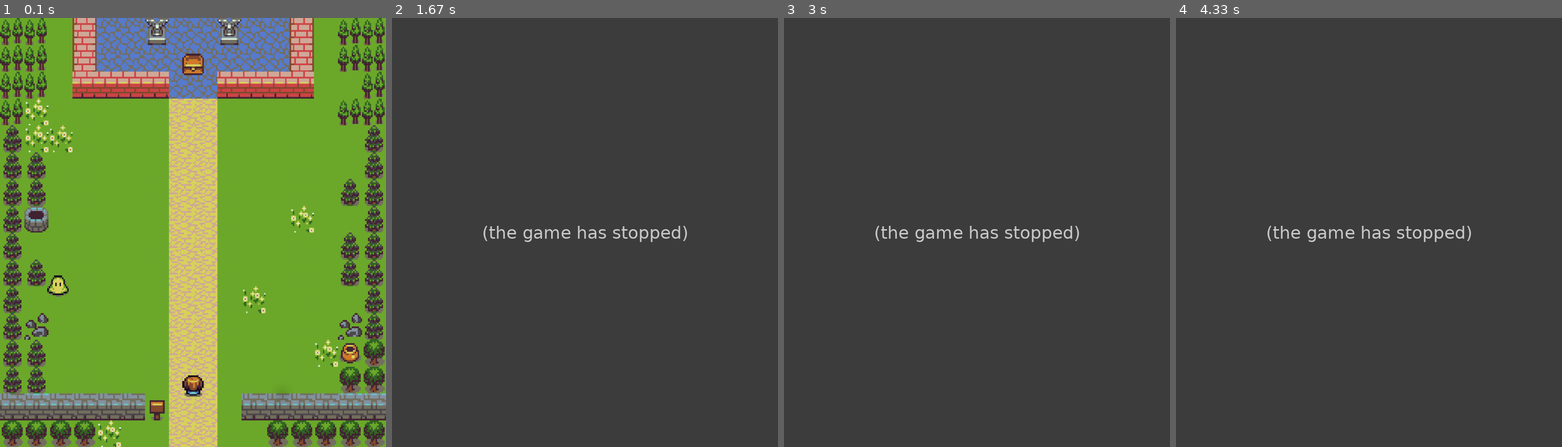
Above: before the commit, frames 1-4 (left to right).
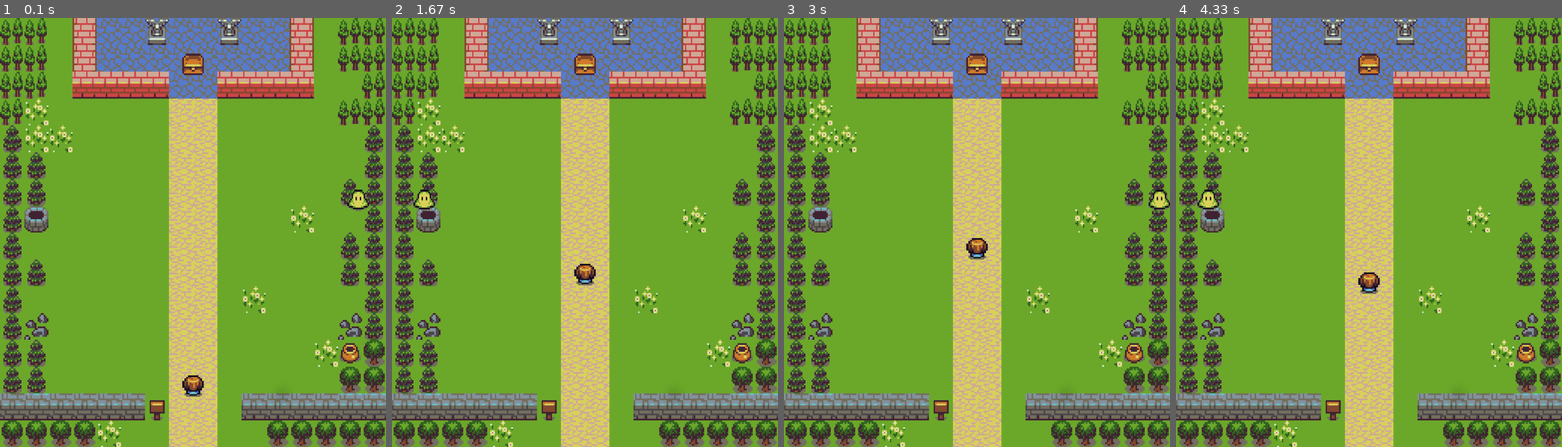
Above: after the commit, the same moments.

Repository: jhessin/py3eg
Game: pygame game, started from pygame-tutorial/main.py
Two runs of this game, one before a commit and one after it. Both use one fixed random seed, a clock stepped at 60 frames per second and the inputs below.
Inputs:
- Up to frame 1 (0.1 s): no input
- Up to frame 2 (1.67 s): hold Up 0.33-0.8 s; hold Down 0.83-1.13 s; hold Up 1.17-1.53 s; hold Down from 1.57 s (still down)
- Up to frame 3 (3 s): release Down at 1.93 s; hold Up 1.97-2.27 s; hold Down 2.3-2.6 s; hold Up from 2.63 s (still down)
- Up to frame 4 (4.33 s): release Up at 3 s; hold Down 3.03-3.4 s; hold Up 3.43-3.73 s; hold Down 3.77-4.07 s; hold Up from 4.1 s (still down)

The runs differ from the first frame. In frame 1, 0.4% of the frame differs, in the area x 12-96%, y 40-65%; in frame 2, 96%; in frame 3, 96%, in the area x 0-100%, y 0-100%; in frame 4, 96%.
Before the commit the program exited at 0.62 s; later frames show no game.

Commit message:
Complete game tutorial

Diff:
--- a/pygame-tutorial/enemy.py
+++ b/pygame-tutorial/enemy.py
@@ -6,10 +6,10 @@
 class Enemy(GameObject):
     """ The Enemy class handles enemy movement, speed, etc """
     def __init__(self, pos: Vector2, scale: Vector2, image_path: str,
-                 speed: int) -> None:
+                 speed: float) -> None:
         """ Initializes the Player """
         super().__init__(pos, scale.x, scale.y, image_path)
-        self.speed: int = speed
+        self.speed: float = speed
 
     def move(self, max_width: float):
         """ Move the enemy """
--- a/pygame-tutorial/game.py
+++ b/pygame-tutorial/game.py
@@ -13,31 +13,61 @@
     screen_width: int = 900
     screen_height: int = 1000
     fill_color: Tuple[int, int, int] = (0, 255, 255)
-
+    level: float = 1.0
+    screen: pygame.surface.Surface
+    clock: pygame.time.Clock = pygame.time.Clock()
+    background: GameObject
+    treasure: GameObject
+    player: Player
+    enemies: list[Enemy]
 
     def __init__(self) -> None:
-        item_scale: float = 50
-        treasure_x: float = self.screen_width / 2 - item_scale / 2
+        self.reset()
+
+    def reset(self):
+        """Reset the game"""
+        scale_factor: float = 50
+        treasure_x: float = self.screen_width / 2 - scale_factor / 2
         treasure_y: float = self.screen_height / 12
-        player_x: float = self.screen_width / 2 - item_scale / 2
+        player_x: float = self.screen_width / 2 - scale_factor / 2
         player_y: float = self.screen_height * 5 / 6
         player_speed: float = 10
+        speed: float = 5 + (self.level * 5)
 
-        self.screen: pygame.surface.Surface = pygame.display.set_mode(
+        self.screen = pygame.display.set_mode(
                 (self.screen_width, self.screen_height))
-        self.clock: pygame.time.Clock = pygame.time.Clock()
-        self.background: GameObject = GameObject(Vector2(), self.screen_width,
+        self.background = GameObject(Vector2(), self.screen_width,
                 self.screen_height,
                 'assets/background.png')
-        self.treasure: GameObject = GameObject(Vector2(treasure_x, treasure_y),
-                item_scale, item_scale,
+        self.treasure = GameObject(Vector2(treasure_x, treasure_y),
+                scale_factor, scale_factor,
                 'assets/treasure.png')
 
-        self.player: Player = Player(Vector2(player_x, player_y),
-                Vector2(item_scale, item_scale), 'assets/player.png',
+        self.player = Player(Vector2(player_x, player_y),
+                Vector2(scale_factor, scale_factor), 'assets/player.png',
                 player_speed)
-        self.enemy: Enemy = Enemy(Vector2(50, 600), Vector2(50, 50),
-                'assets/enemy.png', 10)
+
+        if self.level >= 4.0:
+            self.enemies = [
+                    Enemy(Vector2(0, 600), Vector2(scale_factor, scale_factor),
+                        'assets/enemy.png', speed),
+                    Enemy(Vector2(750, 400), Vector2(scale_factor, scale_factor),
+                        'assets/enemy.png', speed),
+                    Enemy(Vector2(0, 200), Vector2(scale_factor, scale_factor),
+                        'assets/enemy.png', speed),
+                    ]
+        elif self.level >= 3.0:
+            self.enemies = [
+                    Enemy(Vector2(0, 600), Vector2(scale_factor, scale_factor),
+                        'assets/enemy.png', speed),
+                    Enemy(Vector2(0, 200), Vector2(scale_factor, scale_factor),
+                        'assets/enemy.png', speed),
+                    ]
+        else:
+            self.enemies = [
+                    Enemy(Vector2(750, 400), Vector2(scale_factor, scale_factor),
+                        'assets/enemy.png', speed),
+                    ]
 
     def draw_objects(self):
         """ Draw all game objects to the screen """
@@ -45,8 +75,19 @@
         self.background.render_to(self.screen)
         self.treasure.render_to(self.screen)
         self.player.render_to(self.screen)
-        self.enemy.render_to(self.screen)
+        for enemy in self.enemies:
+            enemy.render_to(self.screen)
         pygame.display.update()
+
+    def detect_collisions(self):
+        """Detect all types of collision"""
+        for enemy in self.enemies:
+            if self.player.detect_collision(enemy):
+                return 'lose'
+        if self.player.detect_collision(self.treasure):
+            return 'win'
+        return None
+
 
     def game_loop(self):
         """ The Main Game Loop """
@@ -74,14 +115,19 @@
                         pass
             # Execute Logic
             self.player.move(player_direction, self.screen_height)
-            self.enemy.move(self.screen_width)
+            for enemy in self.enemies:
+                enemy.move(self.screen_width)
             # Update display
             self.draw_objects()
 
-            # Detect collisions
-            if self.player.detect_collision(self.enemy):
-                return
-            if self.player.detect_collision(self.treasure):
-                return
+            match self.detect_collisions():
+                case 'win':
+                    self.level += 0.5
+                    self.reset()
+                case 'lose':
+                    self.level = 1.0
+                    self.reset()
+                case None:
+                    pass
 
             self.clock.tick(60)
--- a/pygame-tutorial/game_object.py
+++ b/pygame-tutorial/game_object.py
@@ -1,4 +1,6 @@
 """ Holds the base GameObject and Vector for positioning """
+from __future__ import annotations
+
 import pygame
 from pygame import Vector2
 
@@ -17,7 +19,7 @@
         """Render the game object to the given screen"""
         screen.blit(self.image, (self.pos.x, self.pos.y))
 
-    def detect_collision(self, other) -> bool:
+    def detect_collision(self, other: GameObject) -> bool:
         """ Detect collision with another object """
         # object_1 = self.pos
         # object_2 = other.pos
--- a/pygame-tutorial/player.py
+++ b/pygame-tutorial/player.py
@@ -6,10 +6,10 @@
 class Player(GameObject):
     """ The Player class handles player movement, score, etc """
     def __init__(self, pos: Vector2, scale: Vector2, image_path: str,
-                 speed: int) -> None:
+                 speed: float) -> None:
         """ Initializes the Player """
         super().__init__(pos, scale.x, scale.y, image_path)
-        self.speed: int = speed
+        self.speed: float = speed
 
     def move(self, direction: int, max_height: float):
         """ Move the player """
